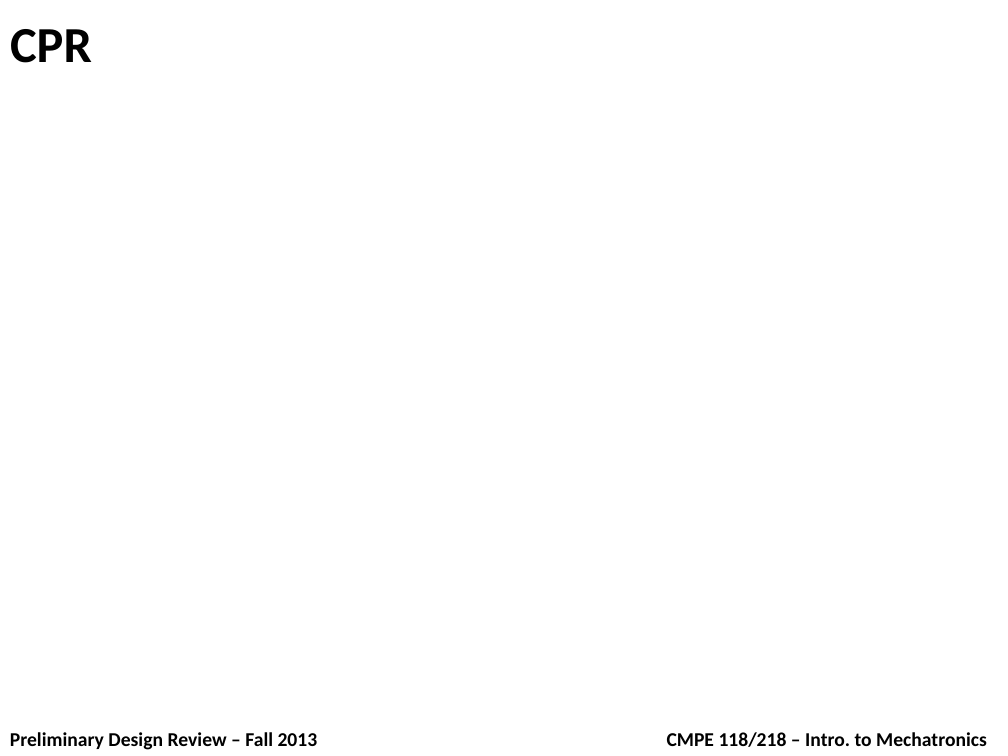
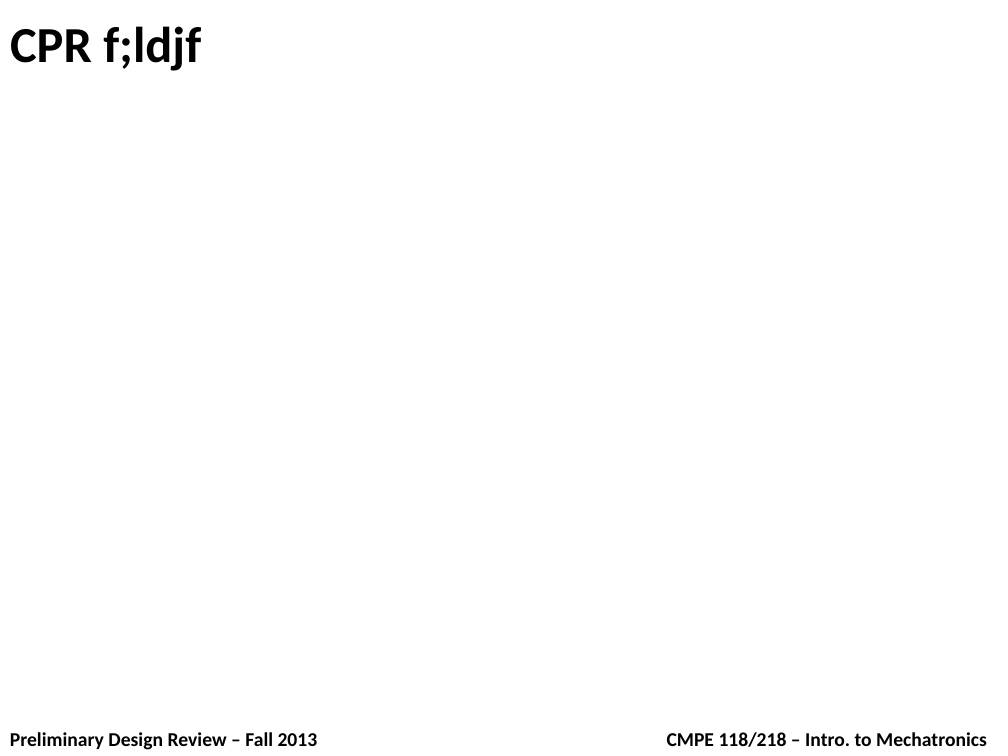
Before and after one commit to FrauBluher/Reggaetron, a slide deck: slide 2 of 118 Documents/118DesignPresentation.pptx. Drawn at 1008x756 pixels with LibreOffice and Linux fonts; fonts in the diff are those of the drawing; background and template pictures are left out. Boxes give left, top, right and bottom in pixels: in the first picture for what was removed or moved away, otherwise in the second. Text is boxed around its words. In the diff, an @@ line names an element or a change of style, - is before the commit and + after.

Commit message:
test

```diff
--- a/118 Documents/118DesignPresentation.pptx
+++ b/118 Documents/118DesignPresentation.pptx
@@ title at [10, 26, 201, 71]: text changed @@
-CPR
+CPR f;ldjf
```
